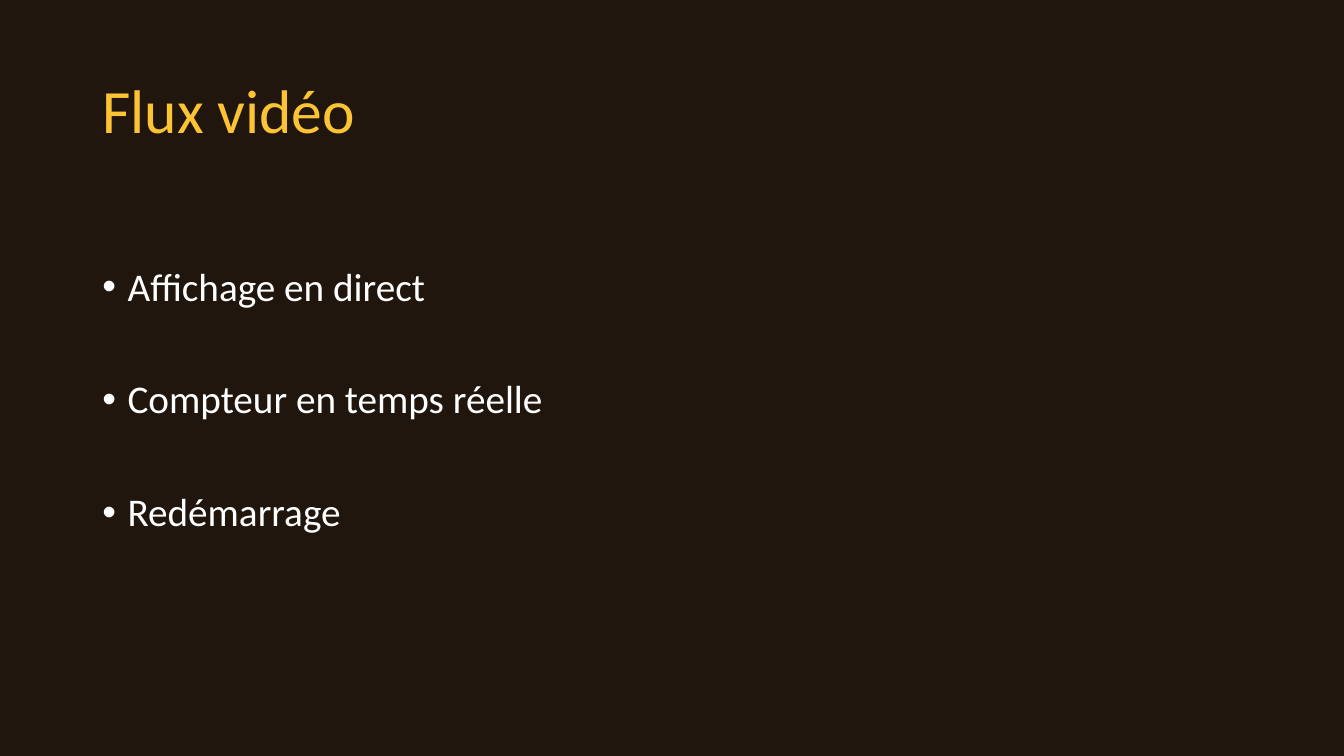
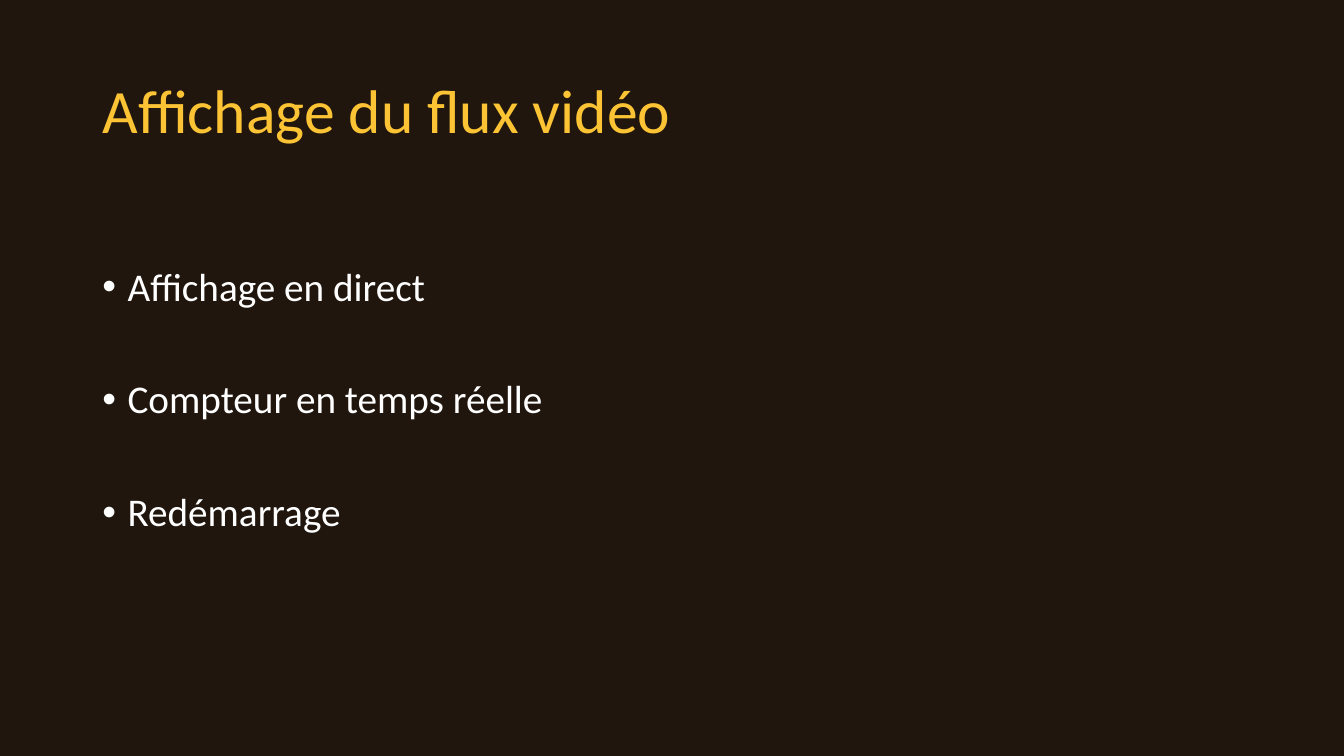
Before and after one commit to gdgaetan/openbee, a slide deck: slide 6 of présentation/présentation.pptx. Drawn at 1344x756 pixels with LibreOffice and Linux fonts; fonts in the diff are those of the drawing; background and template pictures are left out. Boxes give left, top, right and bottom in pixels: in the first picture for what was removed or moved away, otherwise in the second. Text is boxed around its words. In the diff, an @@ line names an element or a change of style, - is before the commit and + after.

```diff
--- a/présentation/présentation.pptx
+++ b/présentation/présentation.pptx
@@ title at [102, 90, 670, 144]: text changed @@
-Flux vidéo
+Affichage du flux vidéo
```
Also in this commit, not shown: 2 other slides changed.
